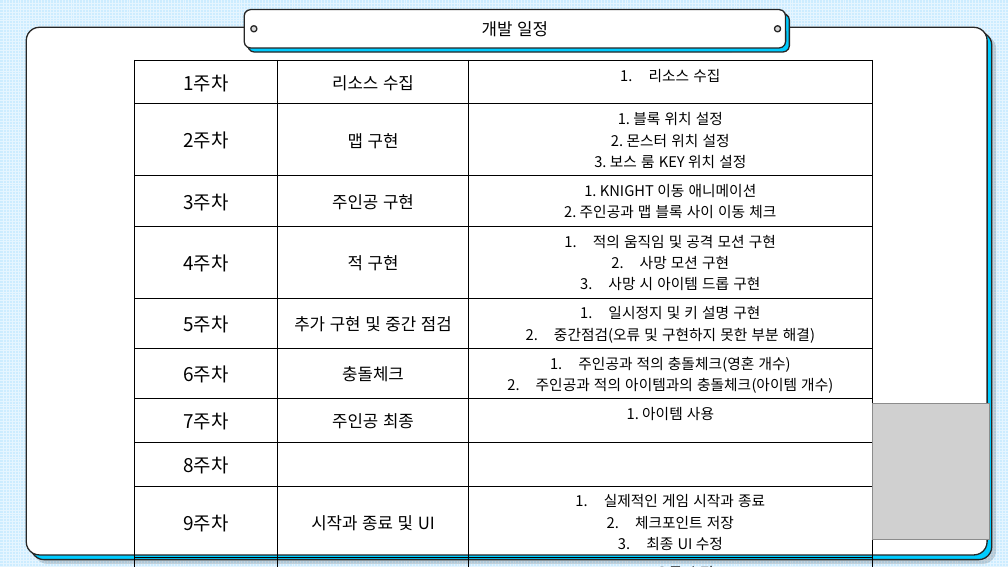
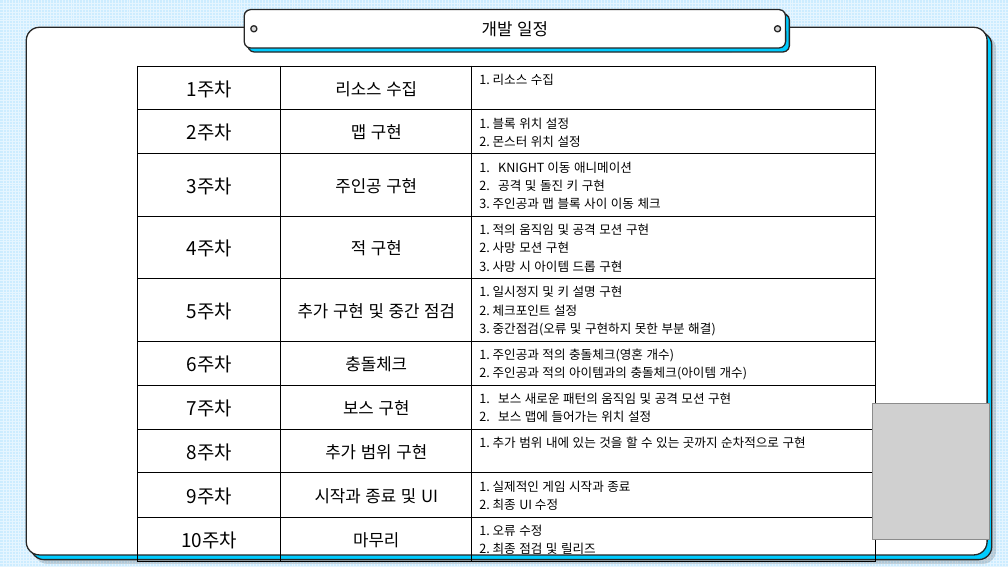
Before and after one commit to yeonii01/2020180038_2DGP_DRILL, a slide deck: slide 6 of 프로젝트1차/프로젝트 1차 발표 ppt.pptx. Drawn at 1008x567 pixels with LibreOffice and Linux fonts; fonts in the diff are those of the drawing; grey boxes stand for pictures. Boxes give left, top, right and bottom in pixels: in the first picture for what was removed or moved away, otherwise in the second. Text is boxed around its words. In the diff, an @@ line names an element or a change of style, - is before the commit and + after.

```diff
--- a/프로젝트1차/프로젝트 1차 발표 ppt.pptx
+++ b/프로젝트1차/프로젝트 1차 발표 ppt.pptx
@@ table at [138, 66, 876, 561] @@
-row 1, column 3: 리소스 수집
+row 1, column 3: 1. 리소스 수집
-row 2, column 3: 1. 블록 위치 설정 / 2. 몬스터 위치 설정 / 3. 보스 룸 KEY 위치 설정
+row 2, column 3: 1. 블록 위치 설정 / 2. 몬스터 위치 설정
-row 3, column 3: 1. KNIGHT 이동 애니메이션 / 2. 주인공과 맵 블록 사이 이동 체크
+row 3, column 3: KNIGHT 이동 애니메이션 / 공격 및 돌진 키 구현 / 3. 주인공과 맵 블록 사이 이동 체크
-row 4, column 3: 적의 움직임 및 공격 모션 구현 / 사망 모션 구현 / 사망 시 아이템 드롭 구현
+row 4, column 3: 1. 적의 움직임 및 공격 모션 구현 / 2. 사망 모션 구현 / 3. 사망 시 아이템 드롭 구현
-row 5, column 3: 일시정지 및 키 설명 구현 / 중간점검(오류 및 구현하지 못한 부분 해결)
+row 5, column 3: 1. 일시정지 및 키 설명 구현 / 2. 체크포인트 설정 / 3. 중간점검(오류 및 구현하지 못한 부분 해결)
-row 6, column 3: 주인공과 적의 충돌체크(영혼 개수) / 주인공과 적의 아이템과의 충돌체크(아이템 개수)
+row 6, column 3: 1. 주인공과 적의 충돌체크(영혼 개수) / 2. 주인공과 적의 아이템과의 충돌체크(아이템 개수)
-row 7, column 2: 주인공 최종
+row 7, column 2: 보스 구현
-row 7, column 3: 1. 아이템 사용
+row 7, column 3: 보스 새로운 패턴의 움직임 및 공격 모션 구현 / 보스 맵에 들어가는 위치 설정
-row 8, column 2: 
+row 8, column 2: 추가 범위 구현
-row 8, column 3: 
+row 8, column 3: 1. 추가 범위 내에 있는 것을 할 수 있는 곳까지 순차적으로 구현
-row 9, column 3: 실제적인 게임 시작과 종료 / 체크포인트 저장 / 최종 UI 수정
+row 9, column 3: 1. 실제적인 게임 시작과 종료 / 2. 최종 UI 수정
-row 10, column 3: 오류 수정 / 최종 점검 및 릴리즈
+row 10, column 3: 1. 오류 수정 / 2. 최종 점검 및 릴리즈
@@ table: place and size @@
-table at [135, 60, 873, 554]
+table at [138, 66, 876, 561]
```
Also in this commit, not shown: 3 other slides changed.
